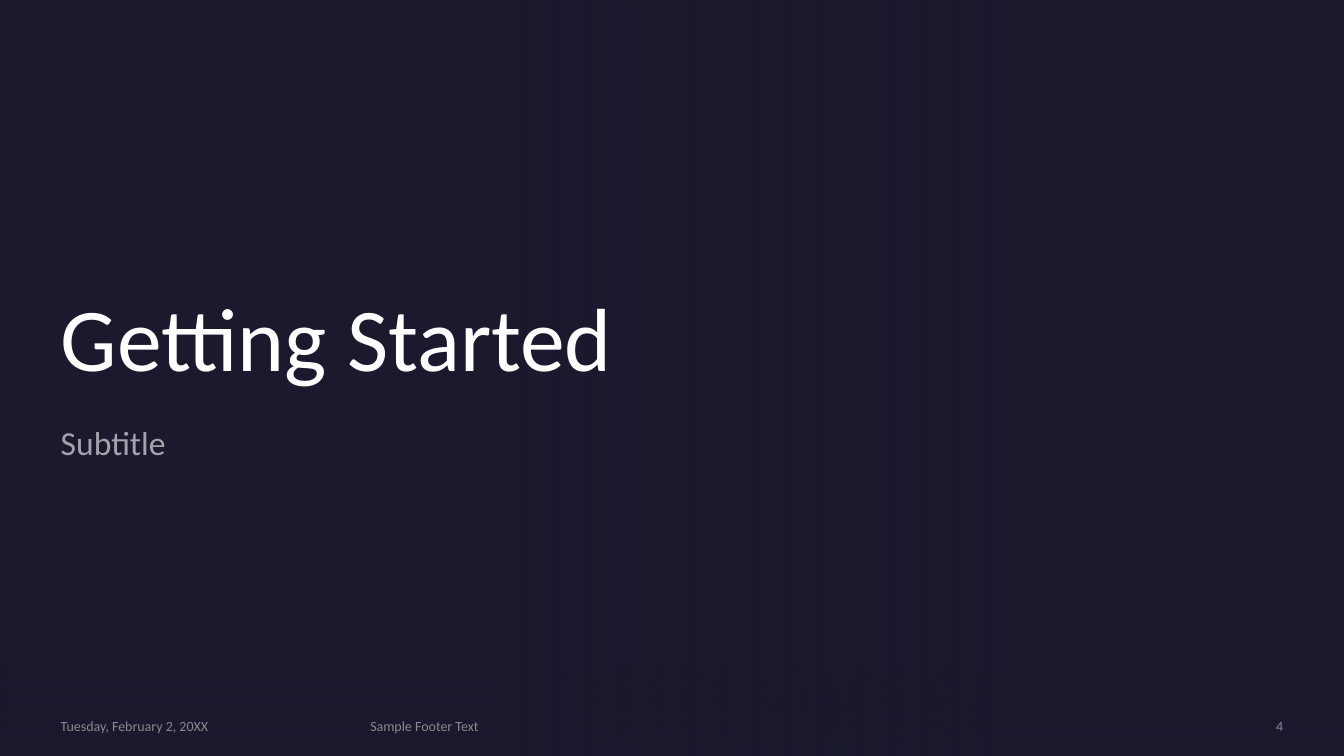
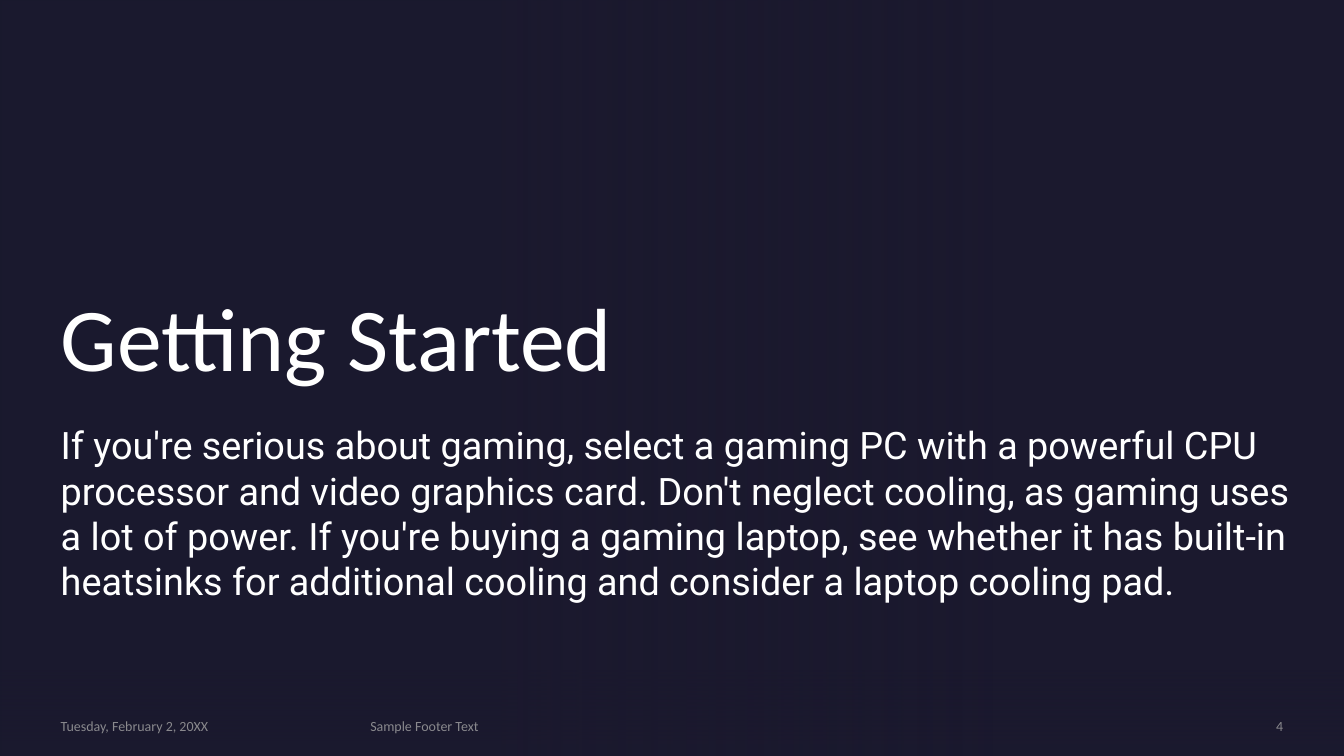
Before and after one commit to Digital-Tech-KKHS/10dtc-computer-hardware-cmaregele, a slide deck: slide 4 of Presentation Template.pptx. Drawn at 1344x756 pixels with LibreOffice and Linux fonts; fonts in the diff are those of the drawing; background and template pictures are left out. Boxes give left, top, right and bottom in pixels: in the first picture for what was removed or moved away, otherwise in the second. Text is boxed around its words. In the diff, an @@ line names an element or a change of style, - is before the commit and + after.

```diff
--- a/Presentation Template.pptx
+++ b/Presentation Template.pptx
@@ subtitle at (61, 430, 1289, 603): text changed; size 24 to 27 pt; font Calibri to Roboto; text colour #FFFFFF at 60% opacity to #FFFFFF @@
-Subtitle
+If you're serious about gaming, select a gaming PC with a powerful CPU processor and video graphics card. Don't neglect cooling, as gaming uses a lot of power. If you're buying a gaming laptop, see whether it has built-in heatsinks for additional cooling and consider a laptop cooling pad.
```
Also in this commit, not shown: 6 other slides changed, 1 slide added, 2 other files.
